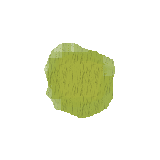
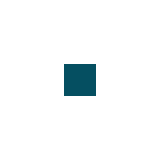
Revision of a layered w=160, h=160 image; what changed, layer by layer:
renamed "SandOVerlay" to "Desert", hid it, painted on it over (44, 43, 115, 118)
added layer "River" in group "Grass" over (64, 64, 96, 96)
renamed "GrasslandOverlap" to "Grassland", hid it, painted on it over (44, 43, 115, 118)
